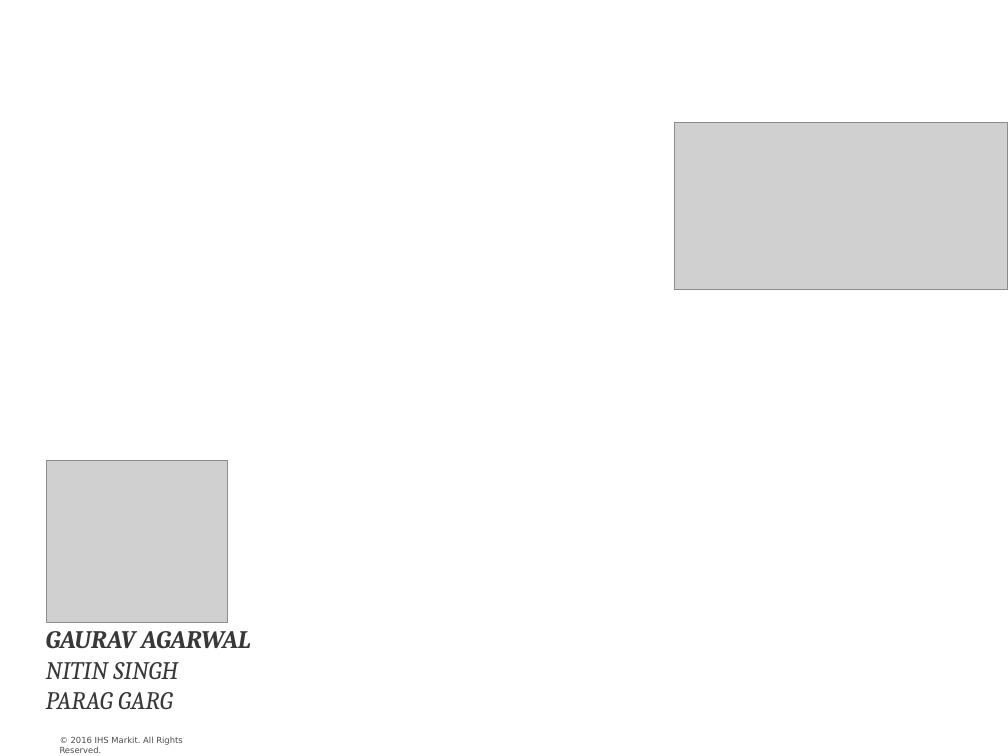
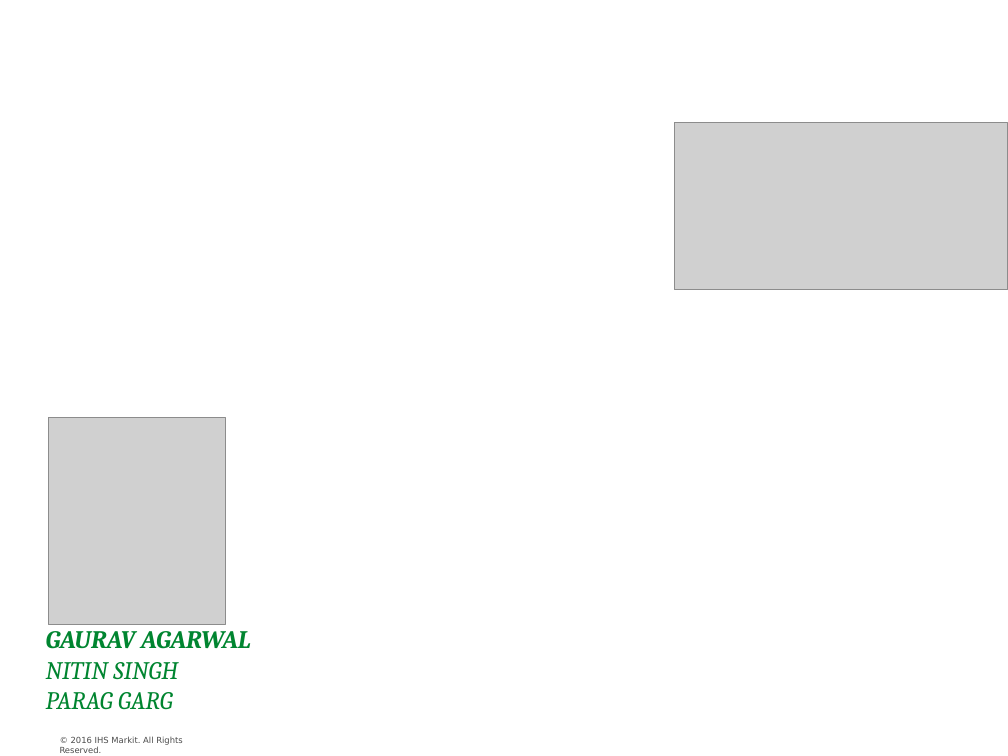
Before and after one commit to nitinsingh008/XML-Analytics, a slide deck: slide 5 of Document/XAP/Markit Technovation-XAP Final- 1.0v.ppt. Drawn at 1008x756 pixels with LibreOffice and Linux fonts; fonts in the diff are those of the drawing; grey boxes stand for pictures; background and template pictures are left out. Boxes give left, top, right and bottom in pixels: in the first picture for what was removed or moved away, otherwise in the second. Text is boxed around its words. In the diff, an @@ line names an element or a change of style, - is before the commit and + after.

```diff
--- a/Document/XAP/Markit Technovation-XAP Final- 1.0v.ppt
+++ b/Document/XAP/Markit Technovation-XAP Final- 1.0v.ppt
@@ picture: place and size @@
-picture at [46,461,228,623]
+picture at [48,418,225,625]
@@ text "GAURAV AGARWAL" at [46,631,251,710]: text colour #383838 to #008530 @@
```
Also in this commit, not shown: 2 other slides changed.
